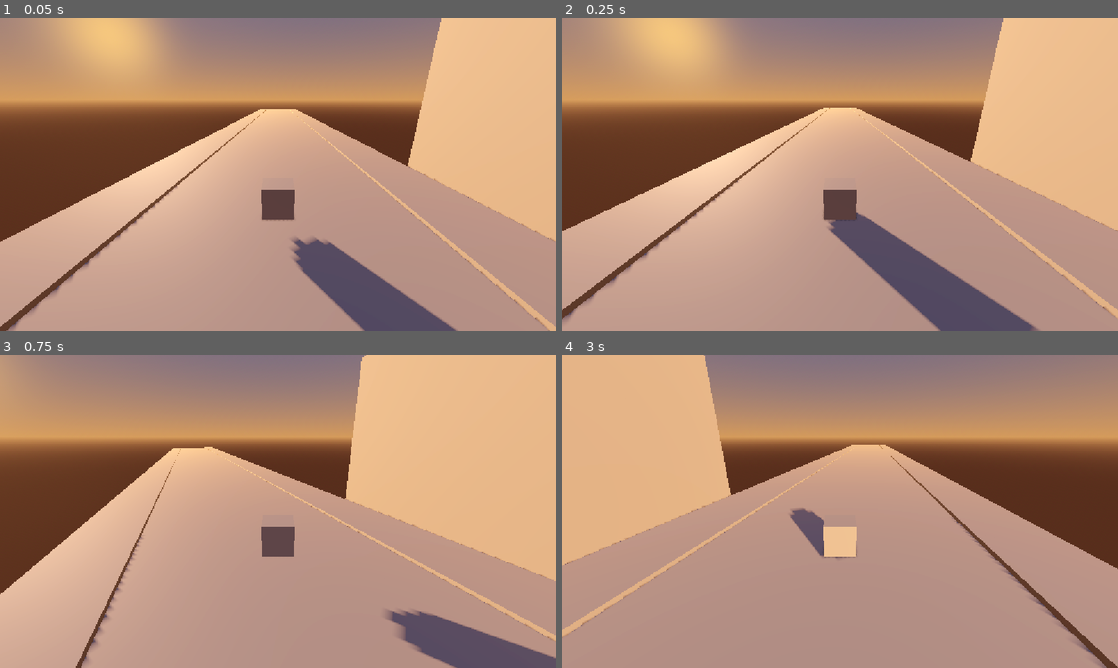
Above: before the commit, frames 1-4 (two rows, left to right).
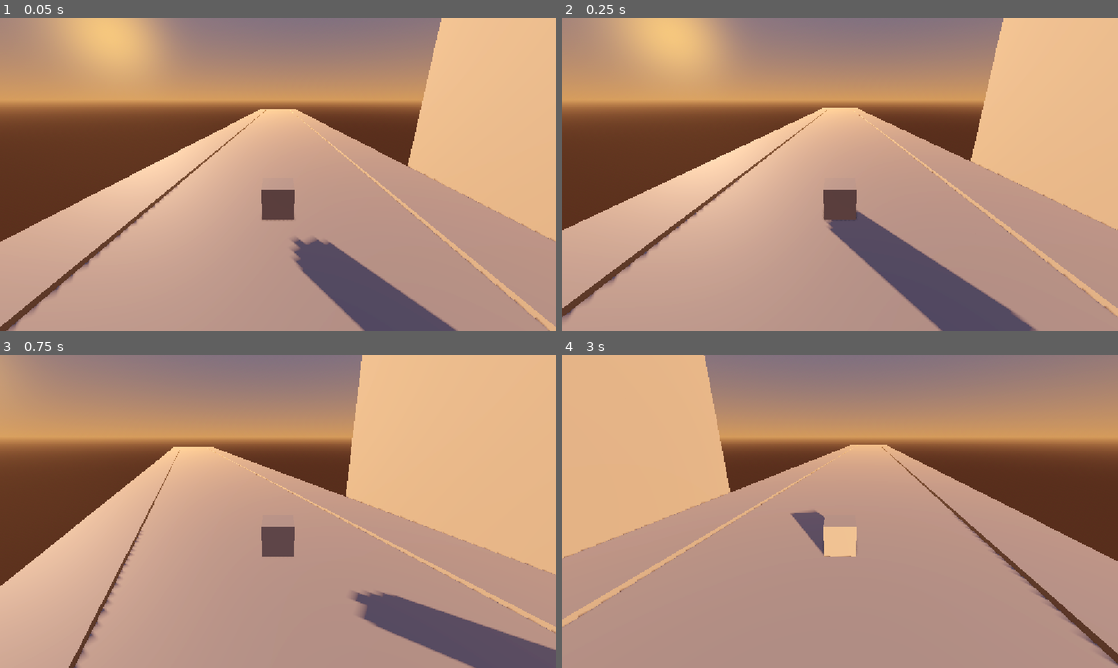
Above: after the commit, the same moments.

Repository: Concoctorydev/streetlight-static
Game: Godot game, scene res://scenes/street.tscn
Two runs of this game, one before a commit and one after it. Both use one fixed random seed, a clock stepped at 60 frames per second and the inputs below.
Inputs:
- Up to frame 1 (0.05 s): no input
- Up to frame 2 (0.25 s): no input
- Up to frame 3 (0.75 s): tap Enter (ui_accept) at 0.5 s; hold Right (ui_right) from 0.53 s (still down)
- Up to frame 4 (3 s): tap Enter (ui_accept) at 0.77, 1.52 s; release Right (ui_right) at 1.28 s; hold Down (ui_down) 1.28-2.03 s; hold Right (ui_right) 2.03-2.78 s; hold Up (ui_up) from 2.78 s (still down)

Frame 1 is identical in both runs. In frame 2, 1.1% of the frame differs, in the area x 0-100%, y 28-100%; in frame 3, 5.1%, in the area x 0-100%, y 0-100%; in frame 4, 4.4%.

Commit message:
fx ground collision offset

Diff:
--- a/streetlight-static/project.godot
+++ b/streetlight-static/project.godot
@@ -23,6 +23,7 @@
 [physics]
 
 3d/physics_engine="Jolt Physics"
+jolt_physics_3d/motion_queries/use_enhanced_internal_edge_removal=false
 
 [rendering]
 
--- a/streetlight-static/scenes/street.tscn
+++ b/streetlight-static/scenes/street.tscn
@@ -55,7 +55,7 @@
 mesh = SubResource("PlaneMesh_k4tht")
 
 [node name="CollisionShape3D" type="CollisionShape3D" parent="ground" unique_id=1843239331]
-transform = Transform3D(1, 0, 0, 0, 1, 0, 0, 0, 1, 0, 0.1, 0)
+transform = Transform3D(1, 0, 0, 0, 1, 0, 0, 0, 1, 0, -0.1, 0)
 shape = SubResource("BoxShape3D_k4tht")
 
 [node name="player" type="CharacterBody3D" parent="." unique_id=656408453]
